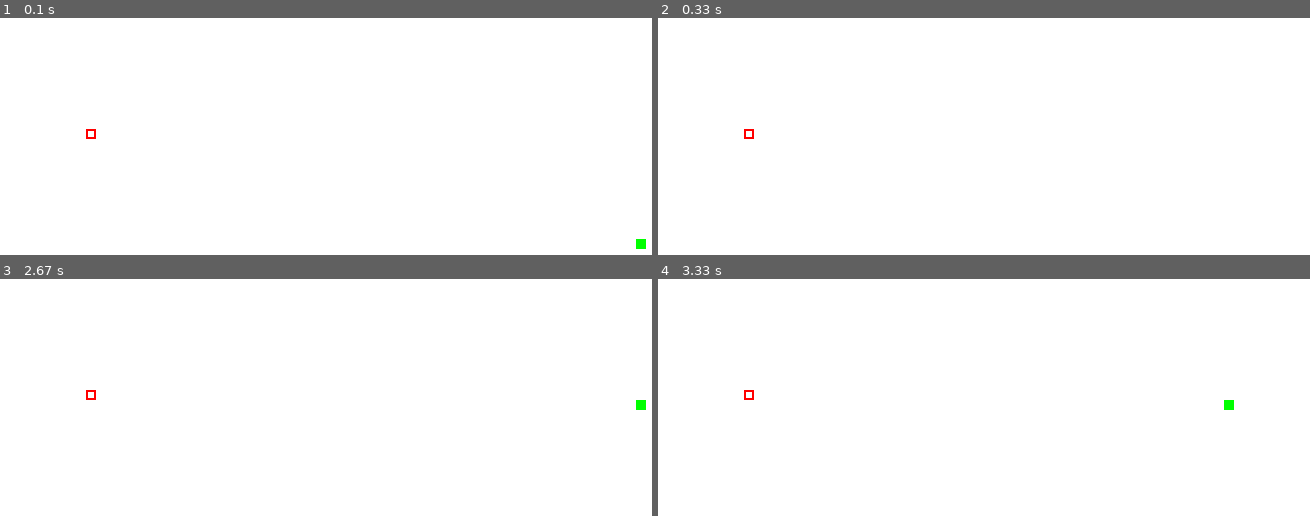
Above: before the commit, frames 1-4 (two rows, left to right).
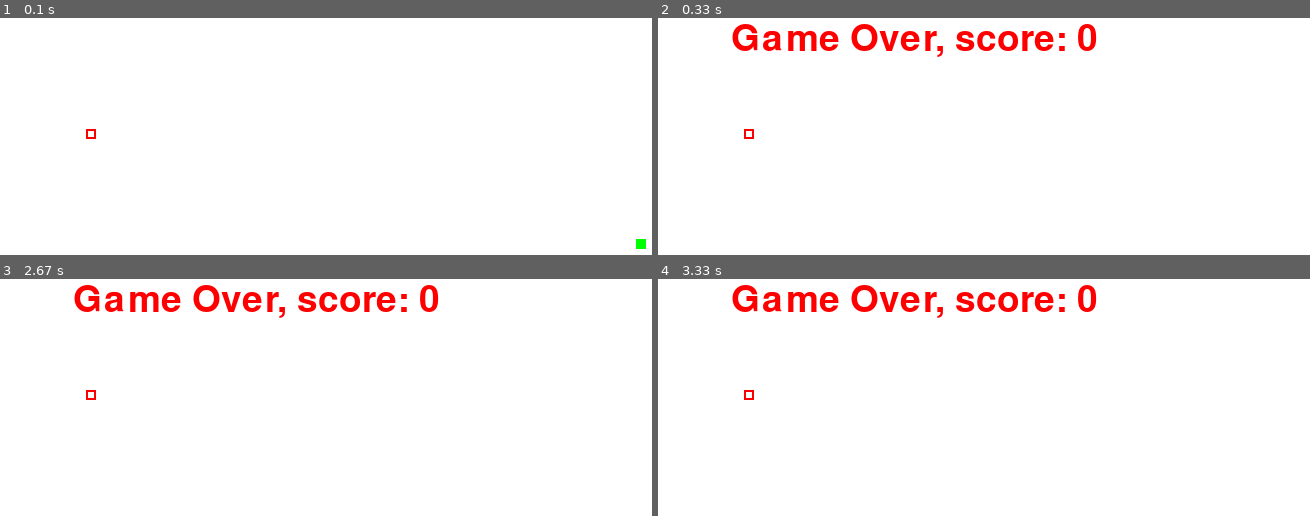
Above: after the commit, the same moments.

Repository: liwuyou/Games-based-on-Pygame
Game: pygame game, started from 2.Snake/main.py
The game is run twice, just before and just after one commit, with the same random seed, the same clock (stepped at 60 frames per second) and the same inputs.
Inputs:
- Up to frame 1 (0.1 s): no input
- Up to frame 2 (0.33 s): no input
- Up to frame 3 (2.67 s): hold Up 0.83-1.3 s; hold Left 1.83-2.37 s
- Up to frame 4 (3.33 s): no input

Frame 1 is identical in both runs. In frame 2, 2.6% of the frame differs, in the area x 11-68%, y 2-17%; in frame 3, 2.7%, in the area x 11-100%, y 2-56%; in frame 4, 2.7%.

Commit message:
snake v2.3

Diff:
--- a/2.Snake/main.py
+++ b/2.Snake/main.py
@@ -37,15 +37,23 @@
             if (x,y) not in self.body:  # 确保位置不在蛇身上
                 return (x,y)
 
-
-
     def move(self):
         # 移动蛇身
         new_head = (self.body[0][0] + self.direction[0], self.body[0][1] + self.direction[1])
         self.body.insert(0, new_head)
         self.body.pop()
 
-
+    def dead(self):
+        """判断蛇是否死亡"""
+        head_x, head_y = self.body[0]
+        # 撞墙
+        if head_x < 0 or head_x >= self.map_size[0] or head_y < 0 or head_y >= self.map_size[1]:
+            return True
+        # 撞自己
+        if self.body[0] in self.body[2:]:
+            # print(f"Snake position: {self.body}")
+            return True
+        return False
 
 
 
@@ -85,10 +93,25 @@
 
     def update(self):
         """更新游戏状态（此处可添加控制逻辑）"""
+        # 检查蛇是否死亡
+        if self.snake.dead():
+            # 游戏结束处理
+            # 屏幕显示game over，显示分数
+            font = pygame.font.SysFont(None, 55)
+            text = font.render(f"Game Over, score: {len(self.snake.body) - 1}", True, (255, 0, 0))
+            self.screen.blit(text, (self.screen.get_width() // 2 - text.get_width() // 2, self.screen.get_height() // 2 - text.get_height() // 2))
+            pygame.display.flip()
+            pygame.time.wait(1000)
+            return
+
+        # 移动蛇
+
         self.snake.move()
         if self.snake.body[0] == self.snake.food_position:
             self.snake.body.append(self.snake.body[-1])
             self.snake.food_position = self.snake.spawn_food()
+
+
 
     def render(self):
         """渲染游戏画面"""
Not shown, added: 2.Snake/readme.md
